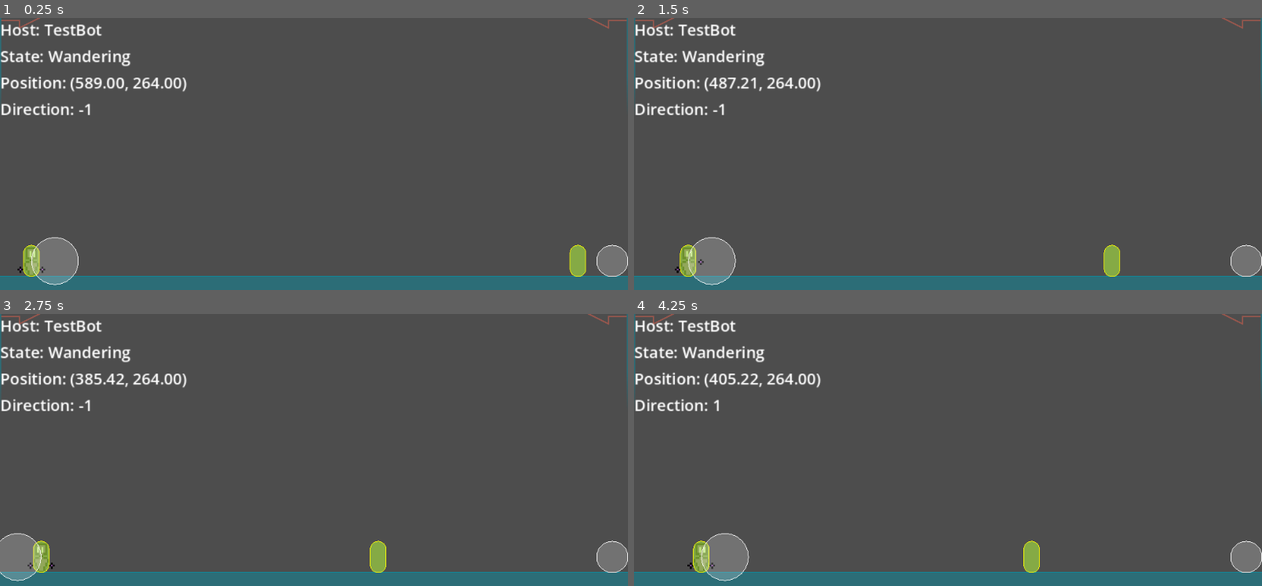
Above: before the commit, frames 1-4 (two rows, left to right).
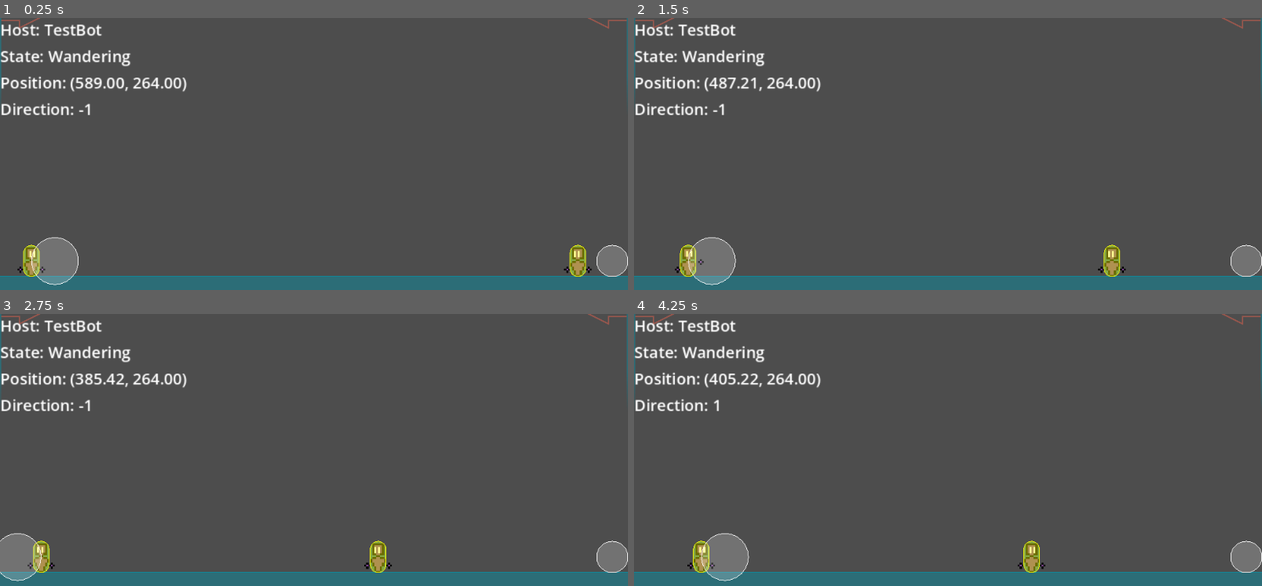
Above: after the commit, the same moments.

Repository: paruparo-dev/dreams-and-nightmares
Game: Godot game, scene res://src/core/Game.tscn
Two runs of this game, one before a commit and one after it. Both use one fixed random seed, a clock stepped at 60 frames per second and the inputs below.
Inputs:
- Up to frame 1 (0.25 s): no input
- Up to frame 2 (1.5 s): hold D (MoveRight) from 0.53 s (still down); tap J (Attack) at 0.6, 1.35 s; tap Space (Jump) at 0.77 s
- Up to frame 3 (2.75 s): tap Space (Jump) at 1.52 s; release D (MoveRight) at 2.03 s; hold A (MoveLeft) from 2.03 s (still down); tap J (Attack) at 2.1 s
- Up to frame 4 (4.25 s): release A (MoveLeft) at 2.78 s; hold D (MoveRight) from 2.78 s (still down); tap J (Attack) at 2.85, 3.6 s; tap Space (Jump) at 3.02, 3.77 s

The runs differ from the first frame. In frame 1, 0.3% of the frame differs, in the area x 3-95%, y 84-95%; in frame 2, 0.4%; in frame 3, 0.4%, in the area x 5-63%, y 84-95%; in frame 4, 0.4%.
Error after the commit: Invalid call. Nonexistent function 'play' in base 'Nil'. (res://src/states/characters/TestBot/WanderingState.gd:21)

Commit message:
feat: add temporary animated sprite to TestBot character - added code to play sprite animation on state enter - changed signal connection from using animation to sprite

Diff:
--- a/src/characters/TestBot.gd
+++ b/src/characters/TestBot.gd
@@ -6,6 +6,7 @@
 var face_direction : int = 1
 
 
+@onready var sprite : AnimatedSprite2D = $AnimatedSprite2D
 @onready var state_machine : StateMachine = $StateMachine
 @onready var health : HealthComponent = $HealthComponent
 @onready var hurtbox : HurtboxComponent = $HurtboxComponent
@@ -25,7 +26,7 @@
 		return
 
 	face_direction = signi(direction)
-	# sprite.flip_h = face_direction < 1
+	sprite.flip_h = face_direction < 1
 
 
 func _on_hurt(hitbox: HitboxComponent) -> void:
--- a/src/core/Game.tscn
+++ b/src/core/Game.tscn
@@ -29,6 +29,10 @@
 [sub_resource type="RectangleShape2D" id="RectangleShape2D_ajbhg"]
 size = Vector2(640, 96)
 
+[sub_resource type="CapsuleShape2D" id="CapsuleShape2D_b5xfj"]
+radius = 8.0
+height = 32.0
+
 [sub_resource type="AtlasTexture" id="AtlasTexture_0f264"]
 atlas = ExtResource("2_0f264")
 region = Rect2(0, 0, 16, 16)
@@ -96,10 +100,6 @@
 "name": &"Idle",
 "speed": 12.0
 }]
-
-[sub_resource type="CapsuleShape2D" id="CapsuleShape2D_b5xfj"]
-radius = 8.0
-height = 32.0
 
 [sub_resource type="CircleShape2D" id="CircleShape2D_fsvvc"]
 radius = 24.0
@@ -139,6 +139,46 @@
 radius = 8.0
 height = 32.0
 
+[sub_resource type="SpriteFrames" id="SpriteFrames_epph5"]
+animations = [{
+"frames": [{
+"duration": 1.0,
+"texture": SubResource("AtlasTexture_0f264")
+}, {
+"duration": 1.0,
+"texture": SubResource("AtlasTexture_4as8b")
+}, {
+"duration": 1.0,
+"texture": SubResource("AtlasTexture_0a2i0")
+}, {
+"duration": 1.0,
+"texture": SubResource("AtlasTexture_tatff")
+}, {
+"duration": 1.0,
+"texture": SubResource("AtlasTexture_epph5")
+}, {
+"duration": 1.0,
+"texture": SubResource("AtlasTexture_epph5")
+}, {
+"duration": 1.0,
+"texture": SubResource("AtlasTexture_epph5")
+}, {
+"duration": 1.0,
+"texture": SubResource("AtlasTexture_22yar")
+}],
+"loop": 0,
+"name": &"Attacking",
+"speed": 12.0
+}, {
+"frames": [{
+"duration": 1.0,
+"texture": SubResource("AtlasTexture_saqgj")
+}],
+"loop": 1,
+"name": &"Wandering",
+"speed": 12.0
+}]
+
 [sub_resource type="CircleShape2D" id="CircleShape2D_b5xfj"]
 radius = 16.0
 
@@ -202,6 +242,10 @@
 position = Vector2(32, 264)
 script = ExtResource("1_coggd")
 
+[node name="CollisionShape2D" type="CollisionShape2D" parent="WorldRoot/EntityRoot/TestPlayer" unique_id=137443781]
+position = Vector2(0, -16)
+shape = SubResource("CapsuleShape2D_b5xfj")
+
 [node name="AnimatedSprite2D" type="AnimatedSprite2D" parent="WorldRoot/EntityRoot/TestPlayer" unique_id=1058906809]
 texture_filter = 1
 position = Vector2(0, -16)
@@ -211,10 +255,6 @@
 frame = 7
 frame_progress = 1.0
 
-[node name="CollisionShape2D" type="CollisionShape2D" parent="WorldRoot/EntityRoot/TestPlayer" unique_id=137443781]
-position = Vector2(0, -16)
-shape = SubResource("CapsuleShape2D_b5xfj")
-
 [node name="StateMachine" type="Node" parent="WorldRoot/EntityRoot/TestPlayer" unique_id=2130192038]
 script = ExtResource("2_pxk5c")
 metadata/_custom_type_script = "uid://vgdvj58go04a"
@@ -274,6 +314,13 @@
 [node name="CollisionShape2D" type="CollisionShape2D" parent="WorldRoot/EntityRoot/TestBot" unique_id=1202533682]
 position = Vector2(0, -16)
 shape = SubResource("CapsuleShape2D_fsvvc")
+
+[node name="AnimatedSprite2D" type="AnimatedSprite2D" parent="WorldRoot/EntityRoot/TestBot" unique_id=940417523]
+texture_filter = 1
+position = Vector2(0, -16)
+scale = Vector2(2, 2)
+sprite_frames = SubResource("SpriteFrames_epph5")
+animation = &"Attacking"
 
 [node name="StateMachine" type="Node" parent="WorldRoot/EntityRoot/TestBot" unique_id=508954928]
 script = ExtResource("2_pxk5c")
--- a/src/states/characters/TestBot/AttackingState.gd
+++ b/src/states/characters/TestBot/AttackingState.gd
@@ -12,8 +12,9 @@
 
 
 func enter(_data: Variant = null) -> void:
-	animation.animation_finished.connect(_on_sprite_animation_finished)
+	host.sprite.animation_finished.connect(_on_sprite_animation_finished)
 
+	host.sprite.play("Attacking")
 	animation.play("Attacking")
 
 	host.velocity = Vector2.ZERO
@@ -24,11 +25,12 @@
 
 
 func exit() -> void:
-	if animation.animation_finished.is_connected(_on_sprite_animation_finished):
-		animation.animation_finished.disconnect(_on_sprite_animation_finished)
+	if host.sprite.animation_finished.is_connected(_on_sprite_animation_finished):
+		host.sprite.animation_finished.disconnect(_on_sprite_animation_finished)
+	host.sprite.stop()
 	animation.stop()
 	hitbox.disable()
 
 
-func _on_sprite_animation_finished(string: String) -> void:
+func _on_sprite_animation_finished() -> void:
 	request.emit("Chasing")
--- a/src/states/characters/TestBot/WanderingState.gd
+++ b/src/states/characters/TestBot/WanderingState.gd
@@ -17,6 +17,8 @@
 	target = get_tree().get_first_node_in_group("Players")
 
 	_randomize()
+
+	host.sprite.play("Wandering")
 
 
 func physics_update(_delta: float) -> void:
